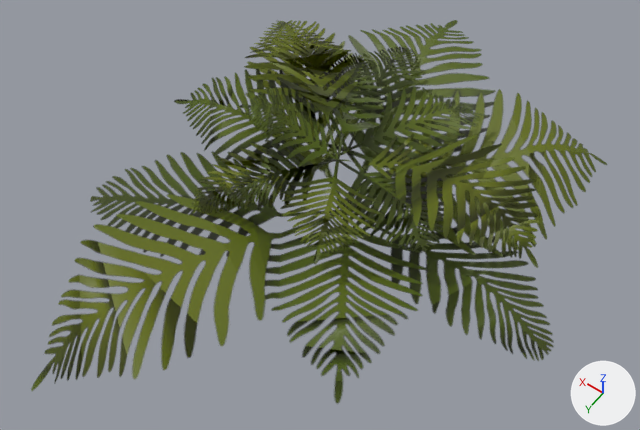
Renders of the FBX model Final/resources/models/environment/fern/fern.fbx from each side of a commit.
Rendered twice from a 50 mm camera at (-0.973, 1.217, 1.948) aimed at (-0.149, 0.062, 0.133). The axes (+X, +Y, +Z) are drawn at lower right. The lights are the same throughout. Where no turn or scale is listed for an object, it has been applied to the vertices.

In view in the first picture: 'Fern_Plant_Preview__FREE_Model1'.
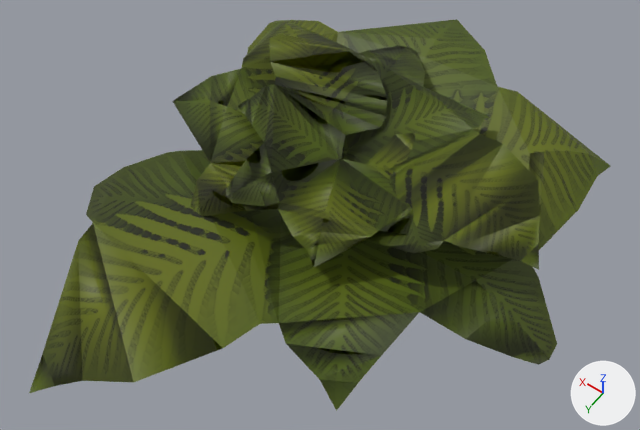
The newer file is also turned or shifted as a whole; pictures and numbers use the older file's frame.

Changed parts and their boxes [x1, y1, x2, y2] in the pictures (640 x 430 px):
'Fern_Plant_Preview__FREE_Model1', recoloured
    both: [29, 19, 610, 411]

The change, as a list of edits to the scene's bpy script:
```text
Add mat_lambert1_001:
    mat_lambert1_001 = principled_material('lambert1.001')
    mat_lambert1_001.texture = img_fern_plant_preview_free_model_base_color__albedo__map_png
    mat_lambert1_001.roughness = 0.553
Change me_mesh:
    where me_mesh.from_pydata(...)  # 177 vertices, 129 faces; spans x -0.81..0.46, y -0.83..0.83, z -0.02..0.34
    remove me_mesh.materials.append(mat_lambert1)
    add me_mesh.materials.append(mat_lambert1_001)  # picture img_fern_plant_preview_free_model_base_color__albedo__map_png
```
